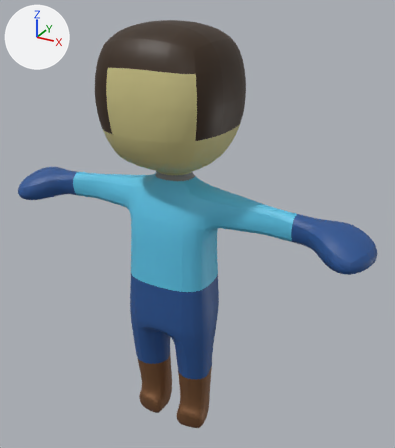
The FBX model fly-bypass-game/Assets/Models/CharacterMain.fbx as it was, and as the next commit left it.
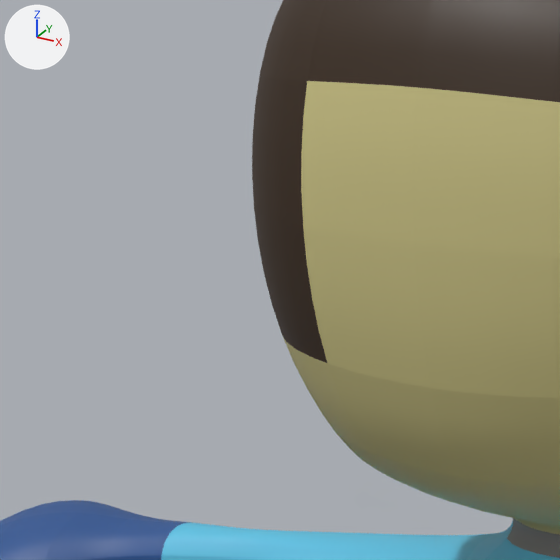
Each version is shown whole from a camera (50 mm lens) standing at (1.272, -1.91, 2.219) and looking at (0.077, 0.263, 1.132), then close up on the part from 9% to 42% of the width and 11% to 40% of the height. The lights are fixed; the arrows at upper left show +X, +Y and +Z. Where no turn or scale is listed for an object, it has been applied to the vertices.
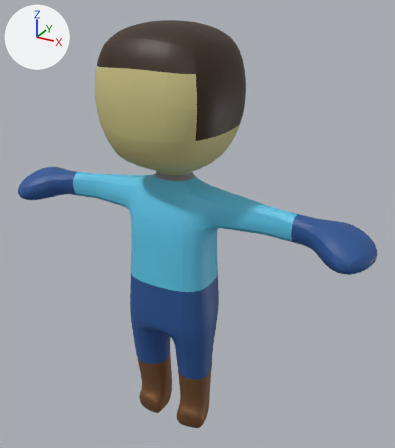
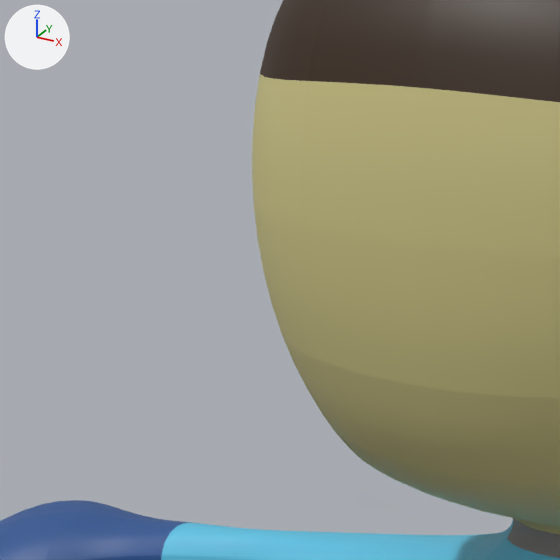
Boxes [x1, y1, x2, y2] around the edits, measured in the close-ups (560 x 560 px):
```json
{"part": 1, "of": "me_mesh_001", "change": "recoloured", "before": [252, 74, 327, 363], "after": [252, 74, 327, 363], "on screen": "brown to beige"}
```

The change, as JSON lines over the scene's bpy script:
```json
{"block": "me_mesh_001", "where": "me_mesh_001.from_pydata(...)  # 6242 vertices, 6240 faces; spans x -0.95..0.95, y -0.12..0.47, z 0.0..2.08"}
{"block": "me_mesh_001", "where": "# used by ob_pcube4; location = (0.0, 0.0, 0.0)"}
{"block": "me_mesh_001", "change": "me_mesh_001 part 1: all 32 faces centred in x -0.24..-0.15, y -0.1..-0.05, z 1.65..1.89 switch from mat_darkbrown (brown #35220b) to mat_skincolor (beige #cec587)"}
```
